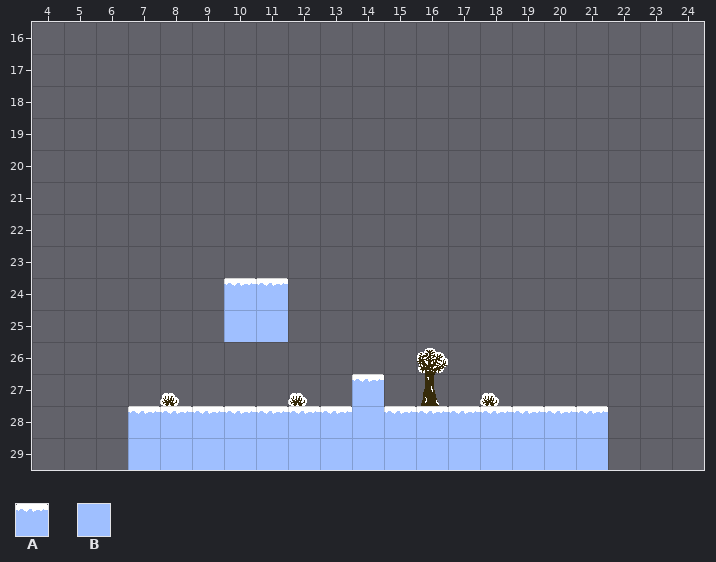
One commit to this Tiled map: src/res/levels/default/default.tmx. This is how it looked before the edit.
Cells are 32x32 px. Shown: x 4..24, y 16..29. The old version is drawn lined up with the new one.
Key: from "tiles": A 0, B 1.
_ is an empty cell.
Layers that did not change in this view are not listed.
Layer "ground" before, first column x 4:
16 _____________________
17 _____________________
18 _____________________
19 _____________________
20 _____________________
21 _____________________
22 _____________________
23 _____________________
24 ______AA_____________
25 ______BB_____________
26 _____________________
27 __________A__________
28 ___AAAAAAABAAAAAAA___
29 ___BBBBBBBBBBBBBBB___
After the commit:
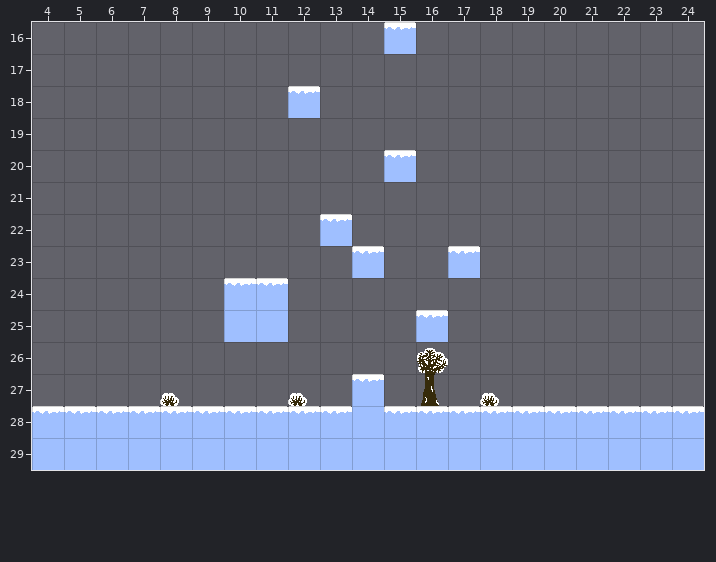
Edits made:
everything moved by +4,+20 cells (the old picture is shown already moved)
Layer "ground":
The author put tile A in row 16 at x 15; in row 18 at x 12; in row 20 at x 15; in row 22 at x 13; in row 23 at x 14 and 17; in row 25 at x 16.
The author put tile A in row 28 at x 4 to 6 and 22 to 24.
The author put tile B in row 29 at x 4 to 6 and 22 to 24.
